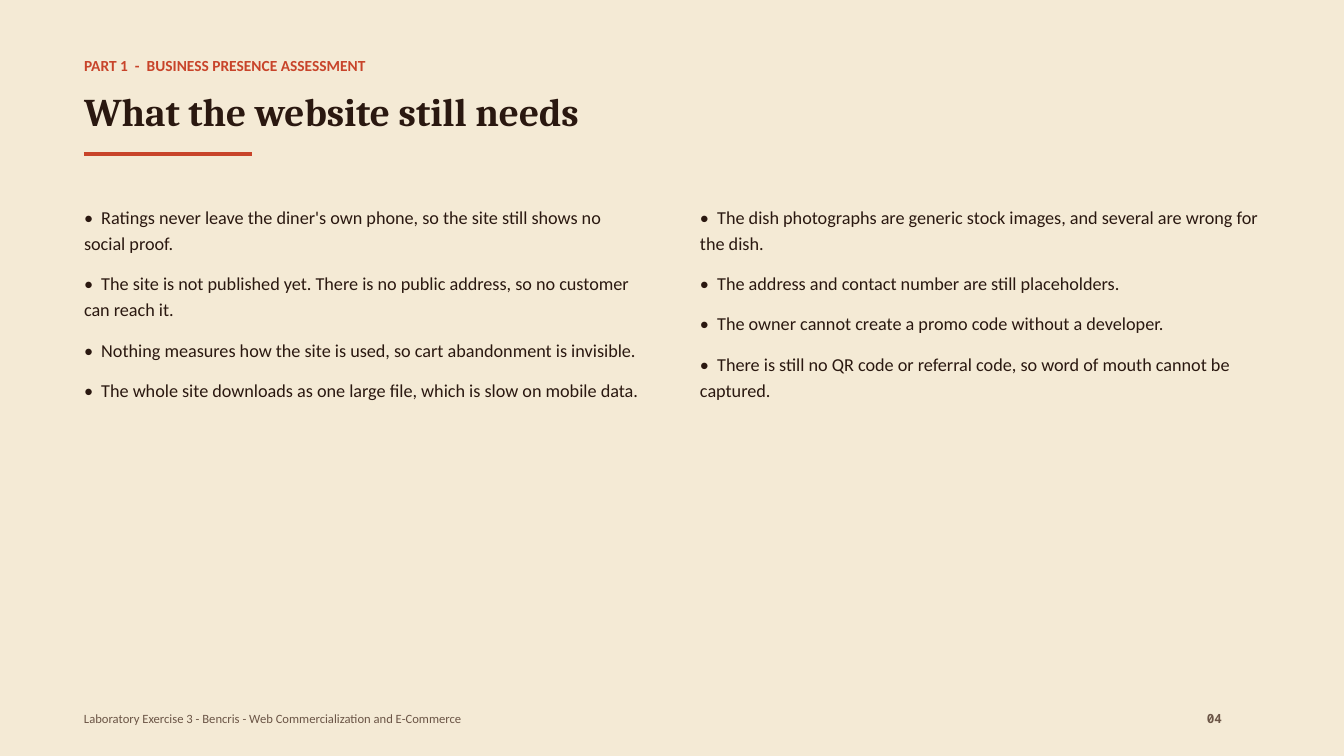
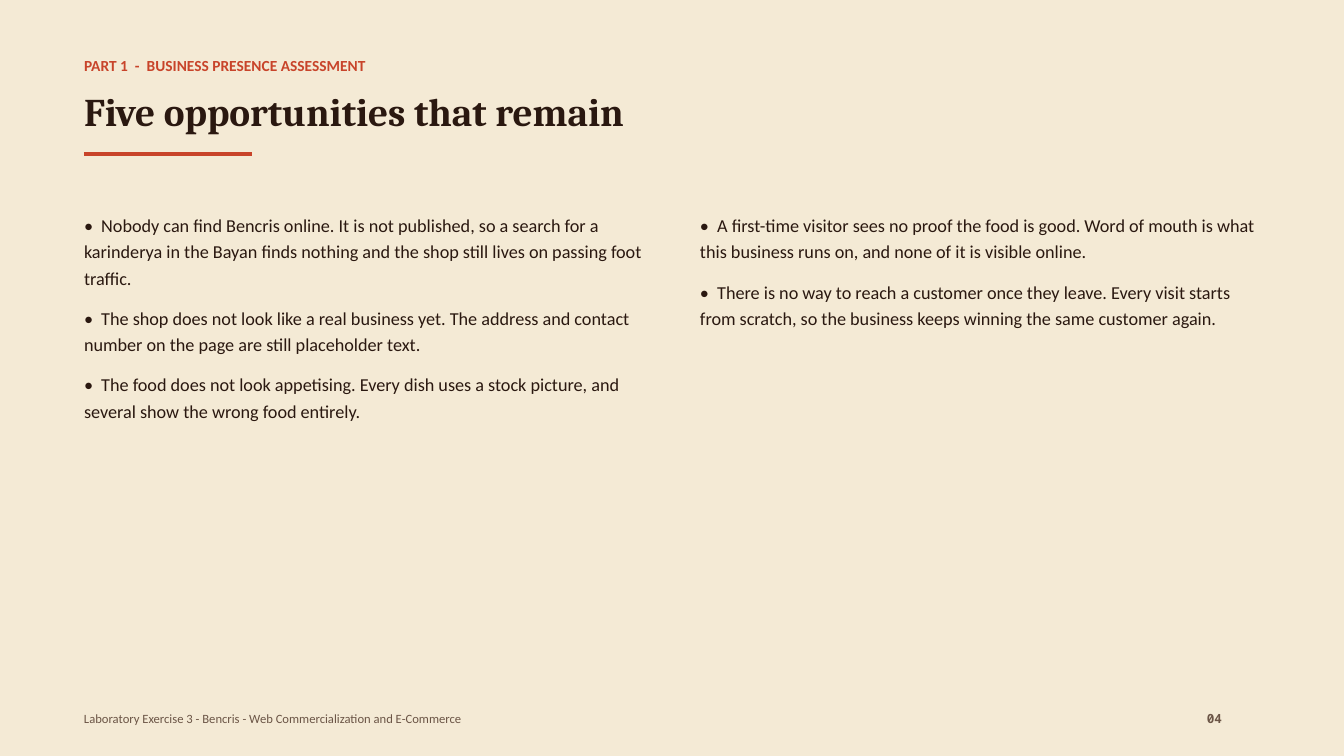
Before and after one commit to ENTREP3/IT-eary, a slide deck: slide 4 of docs/Lab3-Bencris-Presentation.pptx. Drawn at 1344x756 pixels with LibreOffice and Linux fonts; fonts in the diff are those of the drawing. Boxes give left, top, right and bottom in pixels: in the first picture for what was removed or moved away, otherwise in the second. Text is boxed around its words. In the diff, an @@ line names an element or a change of style, - is before the commit and + after.

```diff
--- a/docs/Lab3-Bencris-Presentation.pptx
+++ b/docs/Lab3-Bencris-Presentation.pptx
@@ text at [84,98,623,135]: text changed @@
-What the website still needs
+Five opportunities that remain
@@ text at [84,219,641,421]: text changed @@
-• Ratings never leave the diner's own phone, so the site still shows no social proof.
-• The site is not published yet. There is no public address, so no customer can reach it.
-• Nothing measures how the site is used, so cart abandonment is invisible.
-• The whole site downloads as one large file, which is slow on mobile data.
+• Nobody can find Bencris online. It is not published, so a search for a karinderya in the Bayan finds nothing and the shop still lives on passing foot traffic.
+• The shop does not look like a real business yet. The address and contact number on the page are still placeholder text.
+• The food does not look appetising. Every dish uses a stock picture, and several show the wrong food entirely.
@@ text at [700,219,1254,328]: text changed @@
-• The dish photographs are generic stock images, and several are wrong for the dish.
-• The address and contact number are still placeholders.
-• The owner cannot create a promo code without a developer.
-• There is still no QR code or referral code, so word of mouth cannot be captured.
+• A first-time visitor sees no proof the food is good. Word of mouth is what this business runs on, and none of it is visible online.
+• There is no way to reach a customer once they leave. Every visit starts from scratch, so the business keeps winning the same customer again.
```
Also in this commit, not shown: 5 other slides changed, 6 other files.
